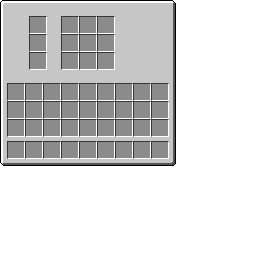
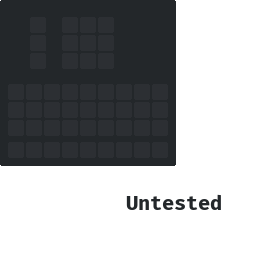
The second (256, 256) image is a revision of the first. Changes to its layers:
renamed "Pasted Layer" to "New Slots", hid it, moved it above "Untested", painted on it over left=29, top=16, right=47, bottom=70
added layer "Untested" above "Dark" over left=126, top=194, right=221, bottom=210
renamed "Pasted Layer #1" to "Dark", painted on it over left=0, top=0, right=176, bottom=166
